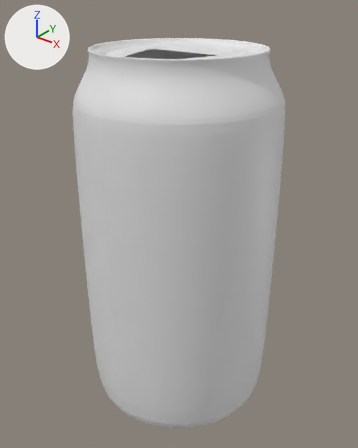
Before and after pictures for a commit that changed the Blender file Can.blend.
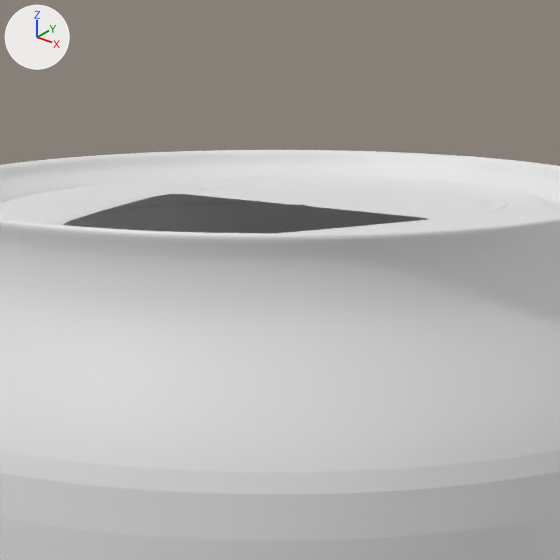
Each version appears first whole from a camera (50 mm lens) standing at (3.57, -4.46, 5.47) and looking at (0.0, 0.0, 2.7), and next in a close-up on the part from 31% to 70% of the width and 0% to 32% of the height. Arrows for +X, +Y and +Z are at upper left; the lights stay in place.
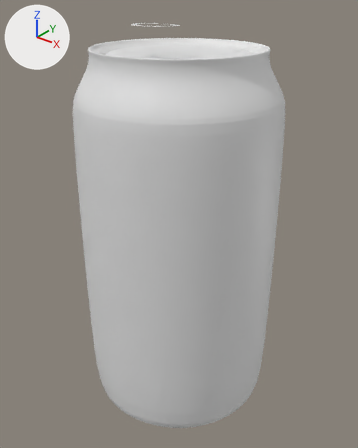
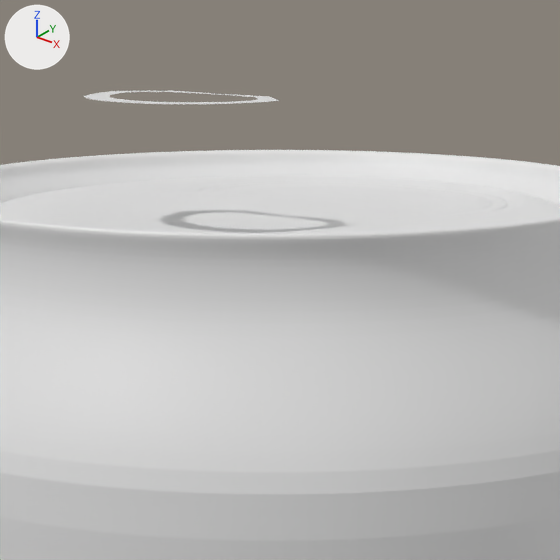
Commit message: Started making can opener.

What changed in the scene script:
```text
Change me_cylinder:
    where me_cylinder.from_pydata(...)  # 595 vertices, 542 faces; spans x 0.0..1.23, y -1.23..1.23, z -2.23..2.35
    used by ob_cylinder; location = (0.0, 0.0, 2.5)
    verts and faces of me_cylinder; kept vertices keep their numbers, new ones are numbered from 595
    before: 440 (0.0, 0.77, 2.29), 441 (0.16, 0.76, 2.29), 442 (0.3, 0.71, 2.29), 443 (0.41, 0.64, 2.29), 444 (0.47, 0.58, 2.29)
    before: 445 (0.52, 0.5, 2.29), 446 (0.55, 0.42, 2.29), 447 (0.56, 0.35, 2.29), 448 (0.56, 0.27, 2.29), 449 (0.52, 0.1, 2.29)
    before: 457 (0.0, 0.74, 2.28), 458 (0.15, 0.73, 2.28), 459 (0.29, 0.69, 2.28), 460 (0.39, 0.62, 2.28), 461 (0.45, 0.56, 2.28)
    before: 462 (0.49, 0.49, 2.28), 463 (0.52, 0.41, 2.28), 464 (0.53, 0.33, 2.28), 465 (0.52, 0.26, 2.28), 466 (0.48, 0.1, 2.28)
    before: 467 (0.42, -0.11, 2.28), 468 (0.33, -0.37, 2.28), 469 (0.28, -0.53, 2.28), 470 (0.23, -0.61, 2.28), 471 (0.18, -0.66, 2.28)
    before: 472 (0.09, -0.7, 2.28), 473 (0.0, -0.71, 2.28), 474 (0.0, 0.1, 2.28), 489 (0.11, 0.1, 2.28), 490 (0.21, 0.1, 2.28)
    before: 493 (0.3, 0.1, 2.28), 494 (0.39, 0.1, 2.28)
    me_cylinder part 1
    add for i in [442, 443, 459, 460]: verts[i] += (-0.01, -0.02, 0.0)
    add for i in [444, 445, 461, 462]: verts[i] += (-0.02, -0.02, 0.0)
    add for i in [447, 448, 463, 464, 465]: verts[i] += (-0.01, -0.01, 0.0)
    add verts[440] = (0.0, 0.76, 2.29)  # moved
    add verts[457] = (0.0, 0.73, 2.28)  # moved
    add verts[441] = (0.15, 0.73, 2.29)  # moved
    add verts[446] = (0.53, 0.41, 2.29)  # moved
    add verts[449] = (0.5, 0.1, 2.29)  # moved
    add verts[458] = (0.15, 0.71, 2.28)  # moved
    add verts[466] = (0.47, 0.1, 2.28)  # moved
    add faces += [(466, 494, 493, 490, 489, 474, 473, 472, 471, 470, 469, 468, 467)]
Add me_circle:
    me_circle.from_pydata(...)  # 49 vertices, 11 faces, 40 loose edges; spans x 0.0..0.275, y -0.634..0.286, z 0.0
Add ob_canopener:
    ob_canopener = bpy.data.objects.new('CanOpener', me_circle)
    ob_canopener.location = (0.014, 0.0, 5.09)
    _m = ob_canopener.modifiers.new('Mirror', 'MIRROR')
    _m.use_clip = True
```

Boxes [x1, y1, x2, y2] around the edits, measured in the close-ups (560 x 560 px):
'CanOpener', added
    after: [83, 91, 279, 104]
part 1 of me_cylinder, built on
    before: [33, 175, 559, 231]
    after: [33, 175, 557, 233]
